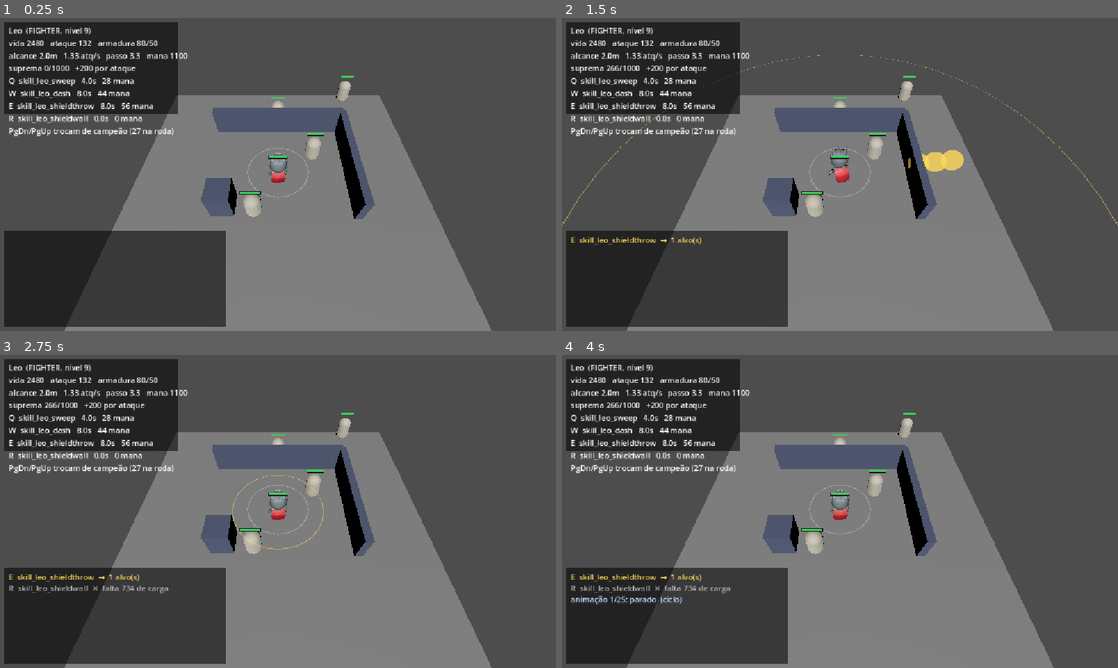
Above: before the commit, frames 1-4 (two rows, left to right).
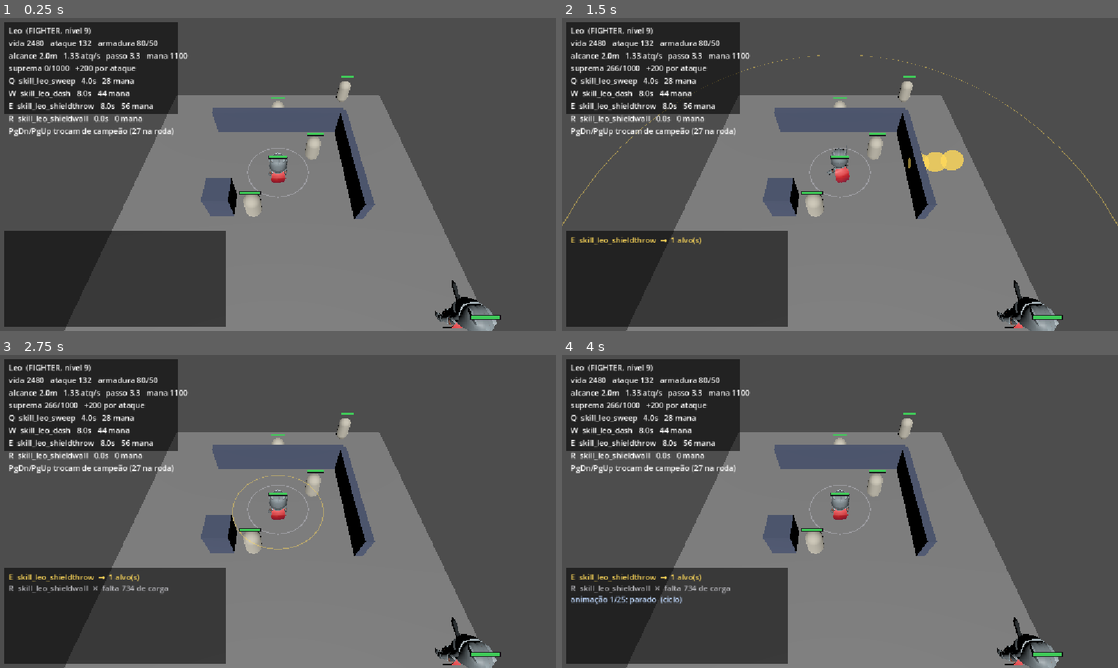
Above: after the commit, the same moments.

Repository: Tiago195/mbr
Game: Godot game, scene res://scenes/main.tscn
Same seed, same stepped clock (60 frames per second), same inputs: the game is played once before the commit and once after it.
Inputs (mouse positions are in pixels of both pictures, inside the frame that each line leads up to):
- Up to frame 1 (0.25 s): no input
- Up to frame 2 (1.5 s): tap Enter at 0.5 s; move the mouse to (962, 158) at 0.52 s; hold E (ability_e) 0.53-1.25 s; click (962, 158) at 0.67 s; drag from (728, 190) to (812, 237) at 1.27 s
- Up to frame 3 (2.75 s): move the mouse to (333, 442) at 2.02 s; hold R (ability_r) from 2.03 s (still down); click (333, 442) at 2.17 s
- Up to frame 4 (4 s): release R (ability_r) at 2.75 s; tap Space at 2.75 s; drag from (812, 574) to (673, 464) at 2.77 s; tap Enter at 3.5 s; move the mouse to (1006, 558) at 3.52 s; tap End (animacao_next) at 3.6 s; click (1006, 558) at 3.67 s

The runs differ from the first frame. In frame 1, 0.8% of the frame differs, in the area x 78-91%, y 83-100%; in frame 2, 0.8%; in frame 3, 0.8%; in frame 4, 0.8%.

Commit message:
A primeira oposição: um mob do catálogo persegue, bate na cadência e morre
O jogo ganhou um adversário que revida — o que o usuário e o CLAUDE.md
apontam como o que mais falta. `SpawnerDeMobs` lê `atores.json` uma vez
(o desenho do `ChampionSelector`) e instancia `mob.tscn` com o perfil
`rc_actor_2000101` (MONSTER, HP 1620, AD 141, passo 4,5); `bot.gd`
espelha o laço de `player.gd` sem a camada de input: percebe por raio
(`SIGHT_RANGE` do perfil), persegue, para no alcance e pergunta
`attack_is_ready()` ao mesmo `Unit` de sempre. Morto, sai da camada de
colisão como o boneco de treino e some em 3 s; renascer é instância
nova, porque `GestoDeReacao._morto` não volta — de propósito.

Duas decisões que valem registrar:

- **`adopt_profile`, nunca `build_unit`**: mob do original não declara
  `attack_range` e `Stat.DEFAULTS` também não — montado só do perfil,
  ele nasceria com alcance zero e nunca bateria. Os exports do
  Inspector são o piso, como `combatant.gd` já documentava.
- **`AIPath` ganhou o primeiro consumidor**: `playeraggressive` caça,
  o resto só revida — a coluna guardada desde a tradução virou
  comportamento no spawner, não no bot.

E a sonda de ritmo ganhou o bloco que prova as três coisas, porque
nenhuma outra ferramenta roda `bot.gd`: o mob é posto dentro da
percepção e FORA do alcance (bater sem ter andado reprova), os golpes
no jogador saem no espaçamento da cadência DO PERFIL (2 s — o que
também prova que o `adopt_profile` valeu, junto com a vida contra o
export), e morto ele para de bater, sai da colisão e o corpo some.
Duas mutações provaram a conferência antes de ela valer: perseguição
com velocidade zero e morte que não desliga, as duas vermelhas pelo
motivo certo, restauradas e conferidas por grep.

Spawn em (8, 1, 8): fora dos 5 m de percepção de tudo que a sonda faz
com o jogador — um mob que alcançasse o jogador no meio da conferência
de vocabulário reprovaria `parado` sem ser culpa de ninguém.

Bateria completa: 478 testes/1304 asserções verdes, as três sondas
verdes com stderr de 0 bytes, e `conferir_numeros.py` com os mesmos 4
vermelhos que o HEAD já tinha (gerar_boneco.py vs docs/11, da sessão
paralela — não tocados de propósito).

Co-Authored-By: Claude Fable 5 <noreply@anthropic.com>

Diff:
--- a/scenes/main.tscn
+++ b/scenes/main.tscn
@@ -17,6 +17,7 @@
 [ext_resource type="Script" uid="uid://de6my37kijpt1" path="res://scripts/gameplay/gesto_de_caminhada.gd" id="15_andar"]
 [ext_resource type="Script" uid="uid://bb6huufbbow1m" path="res://scripts/gameplay/gesto_de_reacao.gd" id="16_reacao"]
 [ext_resource type="Script" uid="uid://choipvwdnx8cy" path="res://scripts/gameplay/roda_de_animacao.gd" id="17_roda"]
+[ext_resource type="Script" path="res://scripts/gameplay/spawner_de_mobs.gd" id="18_spawner"]
 
 [sub_resource type="PlaneMesh" id="PlaneMesh_ground"]
 size = Vector2(20, 20)
@@ -149,6 +150,9 @@
 [node name="DummyLonge" parent="." unique_id=1613572457 instance=ExtResource("4_dummy")]
 transform = Transform3D(1, 0, 0, 0, 1, 0, 0, 0, 1, 6, 1, -9)
 
+[node name="SpawnerDeMobs" type="Node3D" parent="."]
+script = ExtResource("18_spawner")
+
 [node name="Camera3D" type="Camera3D" parent="." unique_id=569121266]
 transform = Transform3D(1, 0, 0, 0, 0.57357645, 0.81915206, 0, -0.81915206, 0.57357645, 0, 12, 8)
 script = ExtResource("2_camera")
--- /dev/null
+++ b/scenes/mob.tscn
@@ -0,0 +1,39 @@
+[gd_scene load_steps=9 format=3]
+
+[ext_resource type="Script" path="res://scripts/gameplay/bot.gd" id="1_bot"]
+[ext_resource type="Script" path="res://scripts/gameplay/boneco.gd" id="2_boneco"]
+[ext_resource type="Script" path="res://scripts/gameplay/combatant.gd" id="3_combatant"]
+[ext_resource type="Script" path="res://scripts/gameplay/combat_feedback.gd" id="4_feedback"]
+[ext_resource type="Script" path="res://scripts/gameplay/gesto_de_conjuracao.gd" id="5_gesto"]
+[ext_resource type="Script" path="res://scripts/gameplay/gesto_de_caminhada.gd" id="6_andar"]
+[ext_resource type="Script" path="res://scripts/gameplay/gesto_de_reacao.gd" id="7_reacao"]
+
+[sub_resource type="CapsuleShape3D" id="CapsuleShape3D_mob"]
+
+[node name="Mob" type="CharacterBody3D"]
+collision_layer = 2
+collision_mask = 3
+script = ExtResource("1_bot")
+
+[node name="Boneco" type="Node3D" parent="."]
+script = ExtResource("2_boneco")
+
+[node name="CollisionShape3D" type="CollisionShape3D" parent="."]
+shape = SubResource("CapsuleShape3D_mob")
+
+[node name="Combatant" type="Node" parent="."]
+script = ExtResource("3_combatant")
+team = 1
+
+[node name="CombatFeedback" type="Node3D" parent="."]
+transform = Transform3D(1, 0, 0, 0, 1, 0, 0, 0, 1, 0, 1.4, 0)
+script = ExtResource("4_feedback")
+
+[node name="GestoDeConjuracao" type="Node" parent="."]
+script = ExtResource("5_gesto")
+
+[node name="GestoDeCaminhada" type="Node" parent="."]
+script = ExtResource("6_andar")
+
+[node name="GestoDeReacao" type="Node" parent="."]
+script = ExtResource("7_reacao")
--- /dev/null
+++ b/scripts/gameplay/bot.gd
@@ -0,0 +1,204 @@
+class_name Mob
+extends CharacterBody3D
+
+## A primeira OPOSIÇÃO do jogo: um mob que percebe, persegue, bate e morre.
+##
+## Espelha o laço de combate de `player.gd` (`_pursue_and_attack`) sem a camada
+## de input: em vez de um clique dizer quem é o alvo, um raio de percepção diz.
+## A cadência continua onde sempre esteve — no `Unit` —, e este nó só pergunta
+## `attack_is_ready()`, exatamente como o jogador faz. Nenhuma regra de combate
+## mora aqui.
+##
+## Quem decide o COMPORTAMENTO é o perfil do original: `SpawnerDeMobs` traduz
+## `ActorProfile.ai_profile` (a `AIPath` guardada e até agora sem consumidor)
+## para `agressivo`, e os atributos entram por `Combatant.adopt_profile` — os
+## exports do Inspector ficam de piso para o que o perfil não declara, que é o
+## caso do `attack_range` de todos os mobs.
+##
+## Morte: sai da camada de colisão (o mesmo que `training_dummy.gd` faz) e o
+## corpo some depois de `sumir_apos`. Renascer é instância NOVA, de propósito:
+## `GestoDeReacao._morto` nunca volta, e um corpo reaproveitado ficaria
+## deitado para sempre.
+
+## Distância de chegada ao voltar para o ponto de spawn. O mesmo papel do
+## `arrival_threshold` do jogador.
+const ARRIVAL_THRESHOLD: float = 0.2
+
+## Falso = não caça: só revida quando apanha. É o `playernonaggressive` do
+## original; o `playeraggressive` liga isto em verdadeiro.
+@export var agressivo: bool = true
+
+## Raio de percepção em metros. Zero usa o atributo `SIGHT_RANGE` do perfil —
+## que todo mob do original declara (`sight_range`, 98 dos 99). O export
+## existe para sobrepor em teste sem mexer no catálogo.
+@export var raio_de_percepcao: float = 0.0
+
+## A que distância do ponto de spawn o mob desiste, larga o alvo e volta.
+## Sem leash, um mob agressivo seguiria o jogador pelo mapa inteiro.
+@export var raio_de_desistencia: float = 14.0
+
+## Segundos entre morrer e o corpo sumir da cena.
+@export var sumir_apos: float = 3.0
+
+## Velocidade de quem não declara `move_speed` no perfil. O mesmo papel do
+## `speed` do jogador.
+@export var speed: float = 3.0
+
+## O ponto ao qual o leash amarra. Capturado no `_ready` — por isso o spawner
+## posiciona o corpo ANTES de o pôr na árvore. Público porque a sonda de ritmo
+## teleporta o mob para perto do jogador e precisa levar a âncora junto.
+var origem: Vector3
+
+var _combatant: Combatant
+var _target: Combatant = null
+
+## Voltando ao spawn depois de desistir. Enquanto volta, não caça — sem isto,
+## reperceber o jogador no caminho de volta viraria um vaivém infinito na
+## borda do leash.
+var _voltando: bool = false
+
+var _morto: bool = false
+var _sumir_restante: float = 0.0
+
+func _ready() -> void:
+	_combatant = Combatant.of(self)
+	if _combatant == null:
+		push_warning("Mob sem Combatant em '%s'." % name)
+		set_physics_process(false)
+		return
+	_combatant.ensure_ready()
+	origem = global_position
+	_combatant.died.connect(_ao_morrer)
+	_combatant.damaged.connect(_ao_levar_dano)
+
+func _physics_process(delta: float) -> void:
+	if _morto:
+		_sumir_restante -= delta
+		if _sumir_restante <= 0.0:
+			queue_free()
+		return
+
+	# Alvo que morreu ou sumiu deixa de ser alvo — o mesmo que `player.gd` faz,
+	# e pelo mesmo motivo: bater em cadáver.
+	if _target != null and (not is_instance_valid(_target) or not _target.is_alive()):
+		_target = null
+
+	# Leash: longe demais de casa, desiste e volta.
+	if _target != null and _distancia_no_chao(origem) > raio_de_desistencia:
+		_target = null
+		_voltando = true
+
+	if _voltando:
+		_voltar()
+		move_and_slide()
+		return
+
+	if _target == null and agressivo:
+		_target = _percebido(_raio_de_percepcao())
+
+	if _target != null:
+		_pursue_and_attack()
+	else:
+		velocity = Vector3.ZERO
+	move_and_slide()
+
+# ---------------------------------------------------------------- percepção
+
+## O hostil vivo mais próximo dentro do raio, ou nulo. Varre o mesmo grupo que
+## a resolução de habilidade varre — aceitável nesta escala, e vira o grid
+## espacial da Fase 4.6 junto com o resto (ver `Combatant.all_units`).
+func _percebido(raio: float) -> Combatant:
+	var mais_perto: Combatant = null
+	var menor: float = raio
+	for no: Node in get_tree().get_nodes_in_group(Combatant.GROUP):
+		var outro := no as Combatant
+		if outro == null or outro == _combatant or not outro.is_alive():
+			continue
+		if not _combatant.is_hostile_to(outro):
+			continue
+		var distancia: float = _combatant.ground_distance_to(outro)
+		if distancia <= menor:
+			menor = distancia
+			mais_perto = outro
+	return mais_perto
+
+## O raio que vale agora: o export quando sobreposto, senão o `SIGHT_RANGE`
+## do perfil.
+func _raio_de_percepcao() -> float:
+	if raio_de_percepcao > 0.0:
+		return raio_de_percepcao
+	return _combatant.stats.get_value(Stat.Id.SIGHT_RANGE)
+
+## Apanhou: revida, mesmo o mob pacífico. `DamageResult` não diz QUEM bateu —
+## de propósito, ele é o pacote da camada visual —, então a revanche vai no
+## hostil mais próximo dentro do leash, que num duelo é quem bateu.
+func _ao_levar_dano(resultado: DamageResult) -> void:
+	if _morto or _voltando or _target != null:
+		return
+	if resultado.missed:
+		return
+	_target = _percebido(raio_de_desistencia)
+
+# ---------------------------------------------------------------- movimento
+
+## Espelho de `Player._pursue_and_attack`: encarar, andar se fora do alcance,
+## senão parar e bater quando a cadência vencer.
+func _pursue_and_attack() -> void:
+	var corpo_do_alvo: Node3D = _target.body()
+	if corpo_do_alvo == null:
+		_target = null
+		velocity = Vector3.ZERO
+		return
+
+	var ate_o_alvo: Vector3 = corpo_do_alvo.global_position - global_position
+	ate_o_alvo.y = 0.0
+	_face(ate_o_alvo)
+
+	if ate_o_alvo.length() > _combatant.stats.get_value(Stat.Id.ATTACK_RANGE):
+		velocity = ate_o_alvo.normalized() * _speed()
+		return
+
+	velocity = Vector3.ZERO
+	# `basic_attack` é quem recomeça a cadência. Aqui só se pergunta se venceu.
+	if _combatant.unit.attack_is_ready():
+		_combatant.basic_attack(_target)
+
+func _voltar() -> void:
+	var ate_casa: Vector3 = origem - global_position
+	ate_casa.y = 0.0
+	if ate_casa.length() <= ARRIVAL_THRESHOLD:
+		velocity = Vector3.ZERO
+		_voltando = false
+		return
+	velocity = ate_casa.normalized() * _speed()
+	_face(ate_casa)
+
+## Passo por segundo — do perfil quando ele declara, do export quando não.
+## O mesmo desenho de `Player._speed`.
+func _speed() -> float:
+	var do_perfil: float = _combatant.stats.get_value(Stat.Id.MOVE_SPEED)
+	return do_perfil if do_perfil > 0.0 else speed
+
+func _distancia_no_chao(ponto: Vector3) -> float:
+	var delta: Vector3 = ponto - global_position
+	delta.y = 0.0
+	return delta.length()
+
+## A mesma guarda de `Player._face`: `look_at` emite erro quando o alvo
+## coincide com a própria posição.
+func _face(direction: Vector3) -> void:
+	if direction.length_squared() <= 0.000001:
+		return
+	look_at(global_position + direction, Vector3.UP)
+
+# ---------------------------------------------------------------- morte
+
+func _ao_morrer() -> void:
+	_morto = true
+	_target = null
+	_voltando = false
+	velocity = Vector3.ZERO
+	# Fora da camada dos combatentes: cadáver não bloqueia passagem nem é
+	# mirado — o mesmo que o boneco de treino faz ao morrer.
+	collision_layer = 0
+	_sumir_restante = sumir_apos
--- /dev/null
+++ b/scripts/gameplay/spawner_de_mobs.gd
@@ -0,0 +1,92 @@
+class_name SpawnerDeMobs
+extends Node3D
+
+## Põe mobs na cena a partir do catálogo de atores.
+##
+## É o primeiro consumidor real de `AIPath`: `ActorProfile.ai_profile` estava
+## guardado desde a tradução ("nada lê isto ainda; é o que a IA de mob vai
+## consumir") e é aqui que ele vira comportamento — `playeraggressive` caça,
+## qualquer outro perfil só revida.
+##
+## Mesmo desenho do `ChampionSelector`: carrega o catálogo uma vez no
+## `_ready`, não decide regra de combate nenhuma, e escreve o perfil no
+## `Combatant` de cada mob por `adopt_profile`.
+##
+## **Sempre `adopt_profile`, nunca `build_unit`.** Os mobs do original não
+## declaram `attack_range`, e `Stat.DEFAULTS` também não o tem — um `Unit`
+## montado só do perfil nasceria com alcance ZERO e nunca bateria em nada.
+## `adopt_profile` usa os exports do Inspector do `Combatant` como piso
+## (`combatant.gd`), e é esse piso que dá o alcance.
+
+const CENA_DO_MOB: PackedScene = preload("res://scenes/mob.tscn")
+
+## Qual ator do catálogo cada mob é. O padrão é um monstro simples do corpus:
+## `playeraggressive`, com ataque básico e sem kit.
+@export var actor_id: StringName = &"rc_actor_2000101"
+
+## Nível dos mobs. Zero usa o `base_level` do perfil — os mobs do original
+## nascem prontos num nível maior que 1, e é esse bloco que os atributos base
+## descrevem.
+@export var level: int = 0
+
+## Onde spawnar quando não há `Marker3D` filhos. Com marcadores, são eles que
+## mandam — dá para arrastar pontos no editor sem tocar neste array.
+@export var posicoes: Array[Vector3] = [Vector3(8.0, 1.0, 8.0)]
+
+## Segundos até renascer no mesmo ponto depois de morrer. <= 0 não renasce.
+## Renascer é instância NOVA — ver o cabeçalho de `bot.gd`.
+@export var respawn: float = 0.0
+
+var _actors: ActorCatalog
+var _profile: ActorProfile
+
+func _ready() -> void:
+	_actors = ActorCatalog.new()
+	if not _actors.load_from():
+		push_warning(
+			"SpawnerDeMobs: sem data/traducao/atores.json — "
+			+ "rode tools/traducao/traduzir.py"
+		)
+		return
+	_profile = _actors.get_profile(actor_id)
+	if _profile == null:
+		push_warning("SpawnerDeMobs: ator `%s` não existe no catálogo." % actor_id)
+		return
+	for ponto: Vector3 in _pontos_de_spawn():
+		_spawn(ponto)
+
+func _pontos_de_spawn() -> Array[Vector3]:
+	var pontos: Array[Vector3] = []
+	for filho: Node in get_children():
+		if filho is Marker3D:
+			pontos.append((filho as Marker3D).global_position)
+	if pontos.is_empty():
+		for ponto: Vector3 in posicoes:
+			pontos.append(ponto)
+	return pontos
+
+func _spawn(ponto: Vector3) -> void:
+	var mob: Mob = CENA_DO_MOB.instantiate() as Mob
+	if mob == null:
+		return
+	# A posição vai ANTES de `add_child`: o `_ready` do mob roda dentro do
+	# `add_child` e é lá que ele captura a âncora do leash — posicionar depois
+	# amarraria todo mob à origem do spawner.
+	mob.position = to_local(ponto)
+	add_child(mob)
+
+	var combatente: Combatant = Combatant.of(mob)
+	if combatente == null:
+		push_warning("SpawnerDeMobs: a cena do mob veio sem Combatant.")
+		return
+	combatente.ensure_ready()
+	var nivel: int = level if level > 0 else _profile.base_level
+	combatente.adopt_profile(_profile, nivel)
+	# AIPath vira comportamento aqui, pela primeira vez.
+	mob.agressivo = _profile.ai_profile == &"playeraggressive"
+
+	if respawn > 0.0:
+		combatente.died.connect(_agendar_respawn.bind(ponto))
+
+func _agendar_respawn(ponto: Vector3) -> void:
+	get_tree().create_timer(respawn).timeout.connect(_spawn.bind(ponto))
--- a/tools/sondar_ritmo.gd
+++ b/tools/sondar_ritmo.gd
@@ -232,6 +232,19 @@
 			("saiu golpe no quadro seguinte a uma habilidade que não zera a "
 			+ "cadência; o par de controle não distingue nada")
 		)
+
+	# ------------------------------------------- o mob persegue e bate
+	#
+	# A primeira oposição, ponta a ponta: o `SpawnerDeMobs` leu o catálogo, o
+	# `adopt_profile` valeu, e `bot.gd` percebe, anda até o alcance e bate na
+	# cadência do `Unit` — e, morto, para de bater e o corpo some. Nenhuma
+	# outra ferramenta roda `bot.gd`: a suíte não alcança `gameplay/` e a
+	# sonda de campeões não roda quadro de física.
+	#
+	# Vem ANTES das conferências de gesto e vocabulário de propósito: este
+	# bloco termina com o mob morto e fora da árvore, então nada fica batendo
+	# no jogador enquanto elas esperam o corpo em `parado`.
+	falhas.append_array(await _conferir_o_mob(jogador, meu))
 
 	# ------------------------------------------- o gesto de caminhada
 	#
@@ -979,6 +992,181 @@
 		)
 	return falhas
 
+## O mob do `SpawnerDeMobs` persegue o jogador, bate na cadência, e morre.
+##
+## Usa o mob que a CENA spawnou — o caminho real, com o perfil vindo do
+## catálogo —, movido para perto do jogador: dentro da percepção e FORA do
+## alcance de ataque. A distância importa: um mob posto já no alcance bateria
+## sem nunca ter perseguido, e a conferência aprovaria uma perseguição
+## apagada. Por isso também se mede quanto ele ANDOU até o primeiro golpe.
+##
+## A cadência conferida é a do PERFIL (`attack_speed` 0,5 no ator padrão, um
+## golpe a cada 2 s), não a do Inspector — junto com a conferência de vida
+## contra o export, é o que prova que `adopt_profile` valeu.
+func _conferir_o_mob(jogador: CharacterBody3D, meu: Combatant) -> Array[String]:
+	var falhas: Array[String] = []
+	var mob: Mob = null
+	for no: Node in get_nodes_in_group(Combatant.GROUP):
+		var combatente := no as Combatant
+		if combatente != null and combatente.body() is Mob:
+			mob = combatente.body() as Mob
+	if mob == null:
+		return ["a cena não tem mob do SpawnerDeMobs"] as Array[String]
+	var dele: Combatant = Combatant.of(mob)
+
+	# A AIPath virou comportamento: `playeraggressive` tem que caçar.
+	if not mob.agressivo:
+		falhas.append(
+			"o mob da cena devia ser agressivo (AIPath `playeraggressive`)"
+		)
+	# E o perfil valeu: a vida veio do catálogo, não do export do Inspector.
+	# Igualdade aqui significaria `adopt_profile` apagado — o ator padrão tem
+	# 1620 contra 600 do export, e qualquer ator do corpus difere do export.
+	if is_equal_approx(
+			dele.stats.get_value(Stat.Id.MAX_HEALTH), dele.max_health
+	):
+		falhas.append(
+			("a vida do mob (%.0f) é a do export do Inspector; o perfil do "
+			+ "catálogo não foi adotado") % dele.max_health
+		)
+
+	# O jogador aguenta a medição inteira — mesmo desenho da vida do boneco.
+	meu.unit.stats.set_base(Stat.Id.MAX_HEALTH, VIDA_DE_TESTE)
+	meu.unit.health.reset()
+
+	# Dentro da percepção, fora do alcance: o mob tem que ANDAR antes de bater.
+	# No eixo +Z, onde não há boneco de treino no caminho — no +X o DummyNear
+	# ficaria entre os dois e o mob pararia nele.
+	var alcance: float = dele.stats.get_value(Stat.Id.ATTACK_RANGE)
+	var percepcao: float = dele.stats.get_value(Stat.Id.SIGHT_RANGE)
+	var distancia: float = minf(percepcao - 0.5, alcance + 1.5)
+	if distancia <= alcance:
+		falhas.append(
+			("a percepção (%.1f m) não passa do alcance (%.1f m); não há onde "
+			+ "pôr o mob que exija perseguição") % [percepcao, alcance]
+		)
+		return falhas
+	var corpo: Node3D = dele.body()
+	corpo.global_position = jogador.global_position + Vector3(0.0, 0.0, distancia)
+	dele.unit.position = corpo.global_position
+	# A âncora do leash acompanha o teleporte, senão o mob mediria a distância
+	# até o ponto de spawn lá do outro lado do mapa e desistiria na hora.
+	mob.origem = corpo.global_position
+	var partida: Vector3 = corpo.global_position
+	var sumir_declarado: float = mob.sumir_apos
+
+	# **Array e não variável solta**: lambda captura por valor (CLAUDE.md).
+	var batidas: Array[int] = []
+	var relogio: Array[int] = [0]
+	var contar := func(resultado: DamageResult) -> void:
+		if not resultado.missed and resultado.raw_damage > 0.0:
+			batidas.append(relogio[0])
+	meu.damaged.connect(contar)
+
+	var por_segundo: int = Engine.physics_ticks_per_second
+	var intervalo: float = dele.unit.attack_interval()
+
+	# Até o primeiro golpe: percepção + perseguição + primeiro ataque.
+	var limite: int = 3 * por_segundo
+	while batidas.is_empty() and relogio[0] < limite:
+		await physics_frame
+		relogio[0] += 1
+	if batidas.is_empty():
+		meu.damaged.disconnect(contar)
+		falhas.append(
+			"em 3 s o mob a %.1f m não alcançou nem bateu no jogador" % distancia
+		)
+		return falhas
+
+	# E ele PERSEGUIU: saiu do lugar pelo menos o vão entre a distância e o
+	# alcance. Sem isto, um alcance mutado para 100 m bateria parado e passaria.
+	var andou: float = partida.distance_to(corpo.global_position)
+	var vao: float = distancia - alcance
+	if andou < vao - 0.5:
+		falhas.append(
+			("o mob bateu tendo andado %.2f m onde a perseguição pedia ~%.2f "
+			+ "— bateu de longe em vez de perseguir") % [andou, vao]
+		)
+
+	# A cadência: a janela começa NUM golpe, então cabem exatamente
+	# `floor(janela/intervalo) + 1` — nem um a menos (travou), nem um a mais
+	# (a cadência não vale para o mob).
+	var quadros_de_janela: int = int(round(2.2 * intervalo * float(por_segundo)))
+	for _passo: int in quadros_de_janela:
+		await physics_frame
+		relogio[0] += 1
+	var esperados: int = int(floor(
+		float(quadros_de_janela) / (intervalo * float(por_segundo))
+	)) + 1
+	print("  mob: %d golpes em %.1f s (cadência %.3f s); quadros %s" % [
+		batidas.size(), float(quadros_de_janela) / float(por_segundo),
+		intervalo, str(batidas),
+	])
+	if batidas.size() != esperados:
+		falhas.append(
+			("o mob deu %d golpes onde a cadência de %.3f s permite exatamente "
+			+ "%d na janela") % [batidas.size(), intervalo, esperados]
+		)
+
+	# E o espaçamento, que é o que fecha a classe — contagem certa com ritmo
+	# errado é possível, como na conferência do jogador lá em cima.
+	var passo_esperado: float = intervalo * float(por_segundo)
+	for indice: int in range(1, batidas.size()):
+		var vao_de_quadros: int = batidas[indice] - batidas[indice - 1]
+		if absf(float(vao_de_quadros) - passo_esperado) <= 1.5:
+			continue
+		falhas.append(
+			("dois golpes do mob saíram com %d quadros de intervalo, e a "
+			+ "cadência de %.3fs pede %.1f") % [
+				vao_de_quadros, intervalo, passo_esperado
+			]
+		)
+		break
+
+	# Morto, o mob PARA — de bater e de colidir — e o corpo SOME.
+	var golpes_antes: int = batidas.size()
+	dele.unit.receive_damage(
+		meu.unit, VIDA_DE_TESTE, Damage.Type.PHYSICAL, Damage.Source.ABILITY
+	)
+	if dele.is_alive():
+		falhas.append("o golpe de misericórdia da sonda não matou o mob")
+	if mob.collision_layer != 0:
+		falhas.append(
+			"morto, o mob continua na camada de colisão %d" % mob.collision_layer
+		)
+	var quadros_de_silencio: int = int(round(
+		1.2 * intervalo * float(por_segundo)
+	))
+	for _passo: int in quadros_de_silencio:
+		await physics_frame
+		relogio[0] += 1
+	var golpes_de_cadaver: int = batidas.size() - golpes_antes
+	meu.damaged.disconnect(contar)
+	if golpes_de_cadaver != 0:
+		falhas.append(
+			"o mob morto continuou batendo (%d golpes depois da morte)"
+				% golpes_de_cadaver
+		)
+
+	# O corpo some sozinho depois de `sumir_apos` — o silêncio acima já gastou
+	# parte do prazo; o resto é esperado com um segundo de folga.
+	var prazo: int = int(round(sumir_declarado * float(por_segundo))) + por_segundo
+	var sumiu: bool = false
+	for _passo: int in prazo:
+		if not is_instance_valid(mob) or not mob.is_inside_tree():
+			sumiu = true
+			break
+		await physics_frame
+	if not sumiu:
+		falhas.append(
+			"morto, o corpo do mob não sumiu no prazo de %.1f s" % sumir_declarado
+		)
+	print(
+		("  mob: perseguiu %.2f m, morto parou de bater, corpo %s")
+			% [andou, "sumiu" if sumiu else "FICOU"]
+	)
+	return falhas
+
 ## Uma habilidade instantânea e inofensiva, zeradora ou não.
 func _habilidade(zera: bool) -> Ability:
 	var ability := Ability.new()
Not shown, added: scripts/gameplay/bot.gd.uid
Not shown, added: scripts/gameplay/spawner_de_mobs.gd.uid
